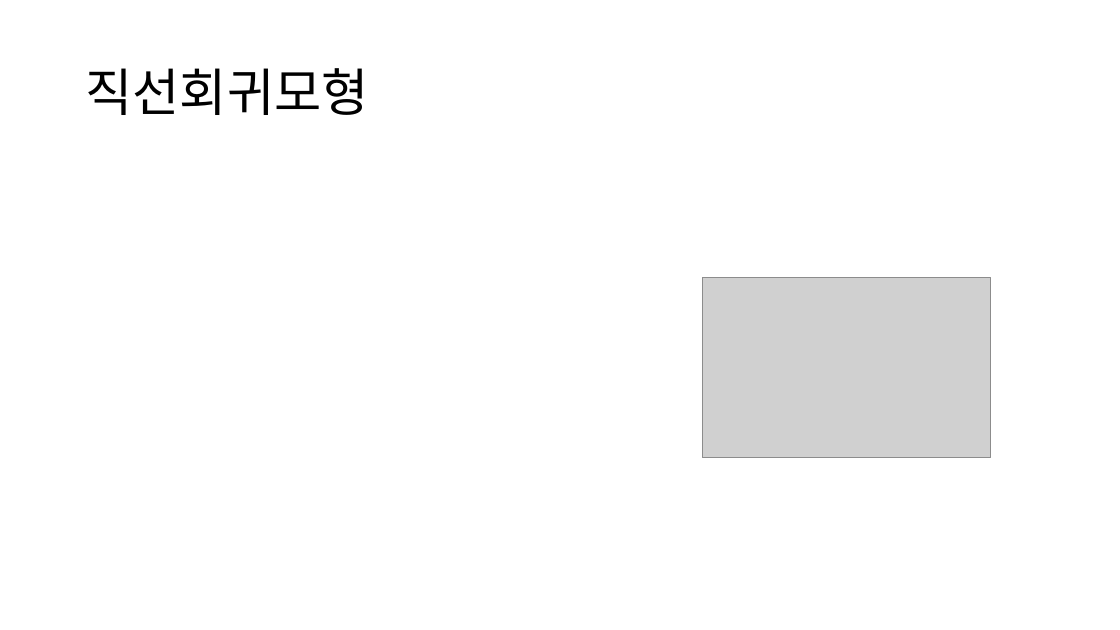
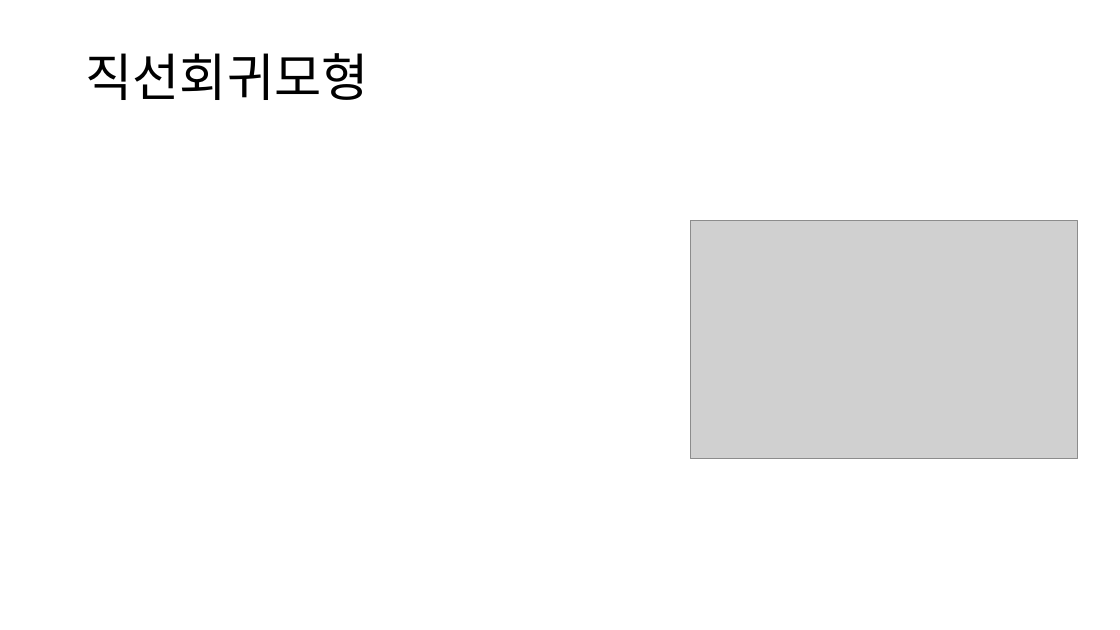
Before and after one commit to ksublee/AS, a slide deck: slide 9 of ppt/11.회귀분석I.pptx. Drawn at 1120x630 pixels with LibreOffice and Linux fonts; fonts in the diff are those of the drawing; grey boxes stand for pictures. Boxes give left, top, right and bottom in pixels: in the first picture for what was removed or moved away, otherwise in the second. Text is boxed around its words. In the diff, an @@ line names an element or a change of style, - is before the commit and + after.

```diff
--- a/ppt/11.회귀분석I.pptx
+++ b/ppt/11.회귀분석I.pptx
@@ title "직선회귀모형": place and size @@
-title "직선회귀모형" at (85,68,368,115)
+title "직선회귀모형" at (85,53,368,100)
@@ picture: place and size @@
-picture at (702,277,991,458)
+picture at (691,221,1078,459)
```
Also in this commit, not shown: 1 other slide changed, 3 other files.
